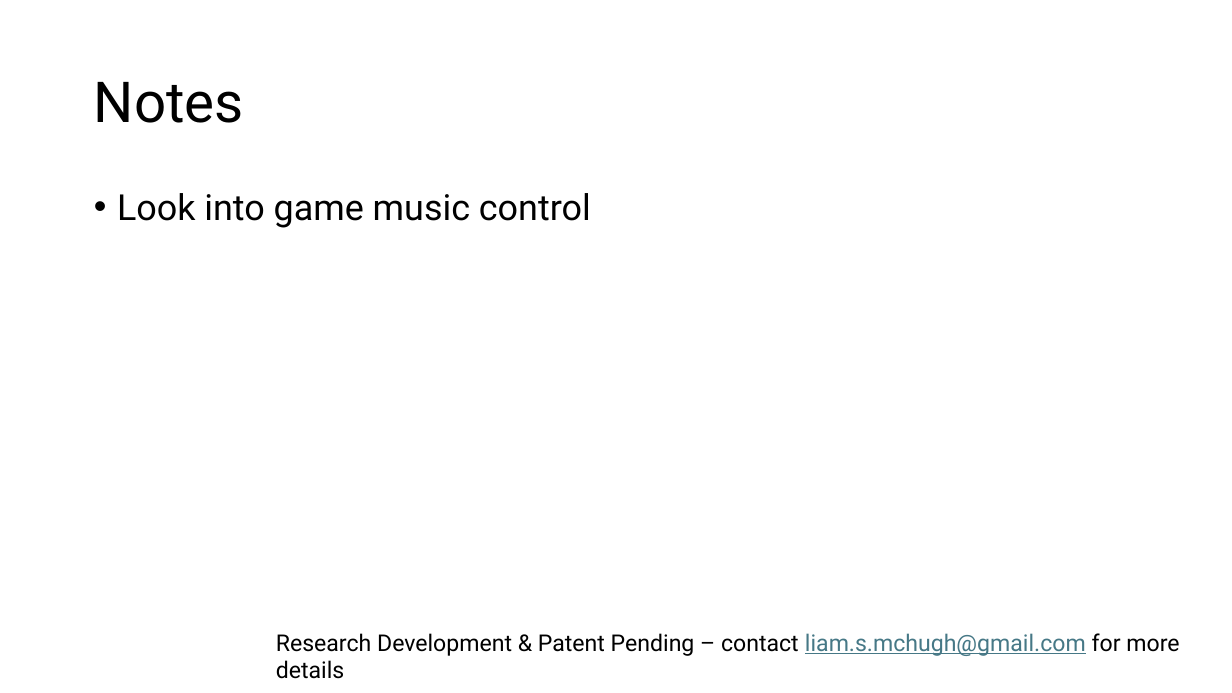
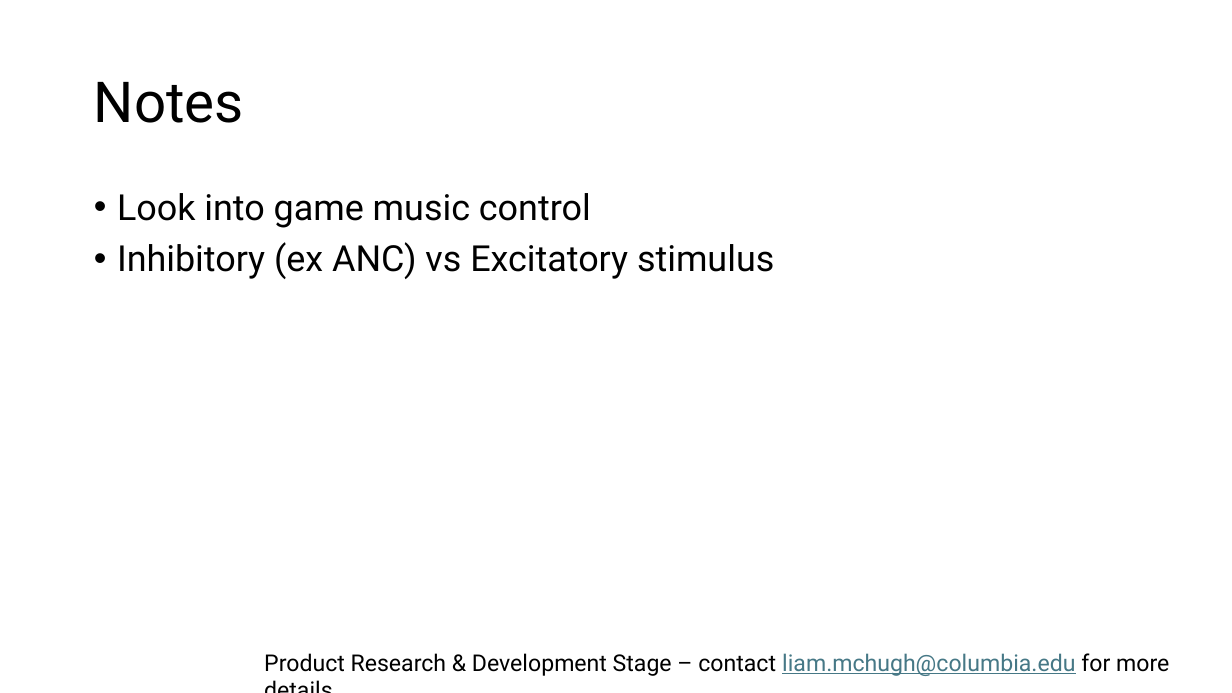
Before and after one commit to liammchugh/Cognitive-Devices, a slide deck: slide 9 of cognitive_music/Cognitive Audio.pptx (slide 8 before the commit). Drawn at 1232x693 pixels with LibreOffice and Linux fonts; fonts in the diff are those of the drawing. Boxes give left, top, right and bottom in pixels: in the first picture for what was removed or moved away, otherwise in the second. Text is boxed around its words. In the diff, an @@ line names an element or a change of style, - is before the commit and + after.

```diff
--- a/cognitive_music/Cognitive Audio.pptx
+++ b/cognitive_music/Cognitive Audio.pptx
@@ text at (117, 242, 774, 279): paragraph added @@
+• Inhibitory (ex ANC) vs Excitatory stimulus
@@ text at (264, 653, 1169, 676): text changed @@
-Research Development & Patent Pending – contact liam.s.mchugh@gmail.com for more details
+Product Research & Development Stage – contact liam.mchugh@columbia.edu for more details
```
Also in this commit, not shown: 1 slide added, 2 other files.
